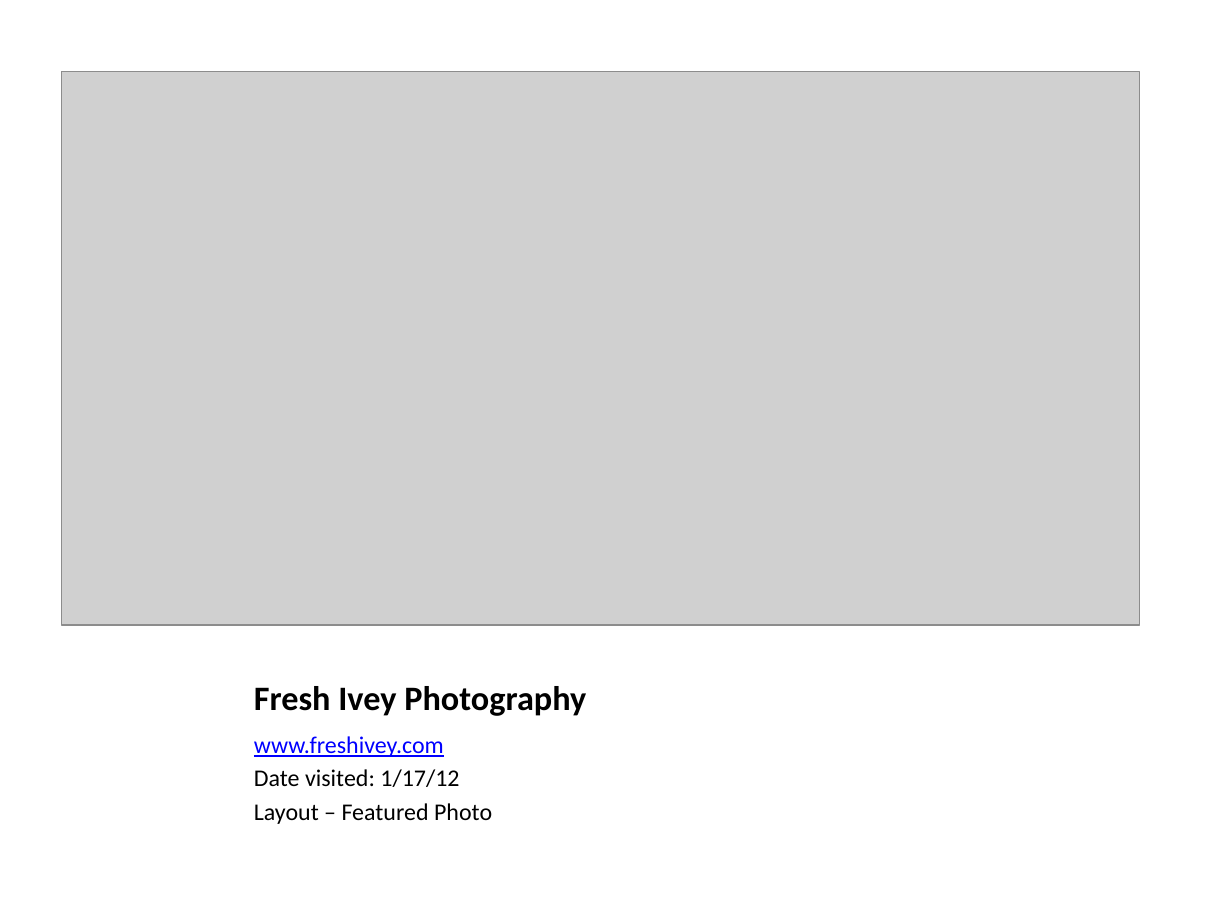
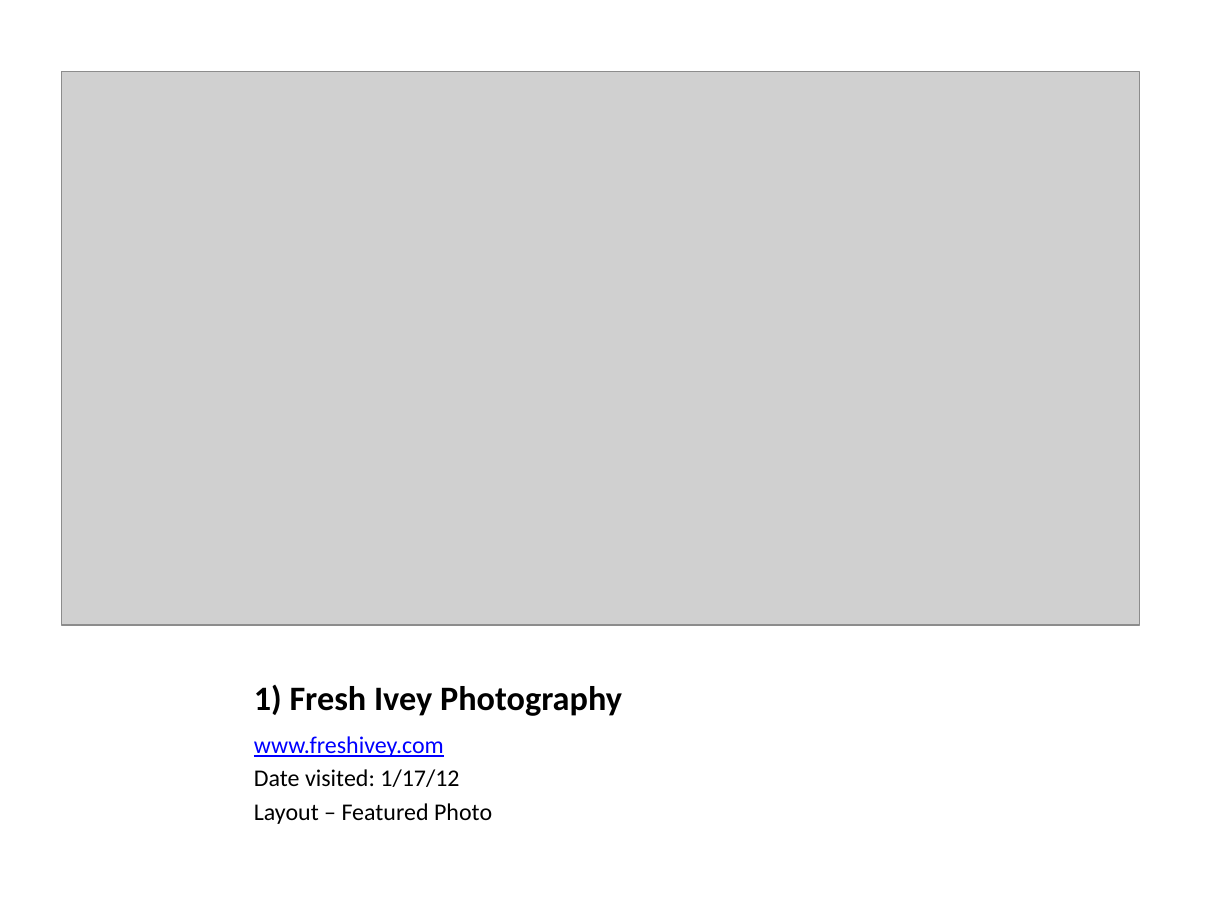
Before and after one commit to pku/portfolio_competitive_analysis, a slide deck: slide 2 of CompetitiveAnalysisPortfolios.pptx. Drawn at 1232x924 pixels with LibreOffice and Linux fonts; fonts in the diff are those of the drawing; grey boxes stand for pictures. Boxes give left, top, right and bottom in pixels: in the first picture for what was removed or moved away, otherwise in the second. Text is boxed around its words. In the diff, an @@ line names an element or a change of style, - is before the commit and + after.

```diff
--- a/CompetitiveAnalysisPortfolios.pptx
+++ b/CompetitiveAnalysisPortfolios.pptx
@@ title at [254,685,622,716]: text changed @@
-Fresh Ivey Photography
+1) Fresh Ivey Photography
```
Also in this commit, not shown: 6 other slides changed, 10 slides added.
